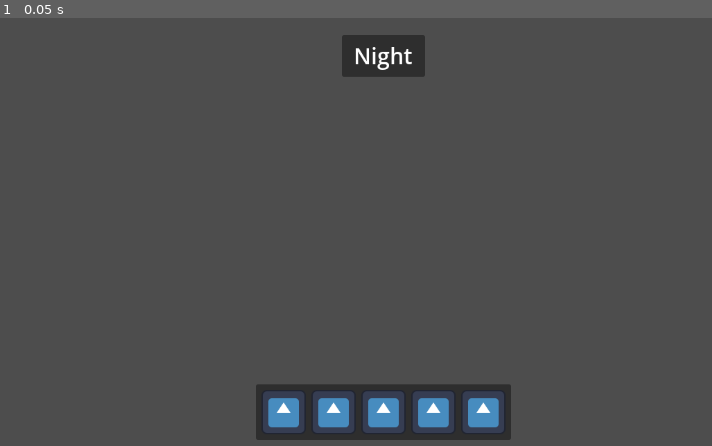
Above: before the commit, frame 1.
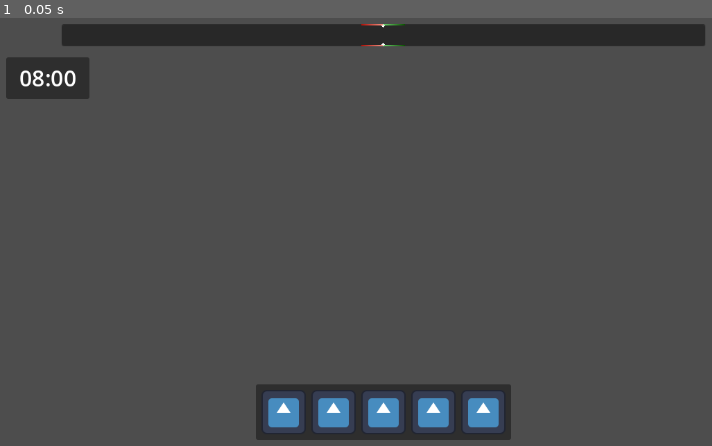
Above: after the commit, the same moment.

Repository: sjgillGit/GWJ80
Game: Godot game, scene res://PrivateDevRoom/Scenes/in_game_ui.tscn
The game is run twice, just before and just after one commit, with the same random seed, the same clock (stepped at 60 frames per second) and the same inputs. The project has no main scene, so this scene is started directly. The engine's default icon, where the game draws it, is replaced by a stand-in: a white triangle on a blue panel in a dark square.
Inputs:
- Up to frame 1 (0.05 s): no input

The runs differ from the first frame. In frame 1, 6.2% of the frame differs, in the area x 0-100%, y 1-19%.

Commit message:
added Game Progress Bar

Diff:
--- /dev/null
+++ b/PrivateDevRoom/Scenes/SubScenes/level_progress_bar.tscn
@@ -0,0 +1,68 @@
+[gd_scene load_steps=7 format=3 uid="uid://v121yj4qv31i"]
+
+[ext_resource type="Script" uid="uid://dmj17kabj6b15" path="res://PrivateDevRoom/Scripts/SubScenes/level_progress_bar.gd" id="1_jhwsm"]
+[ext_resource type="Texture2D" uid="uid://cb1gutswmyptu" path="res://PrivateDevRoom/Assets/2D_Assets/game_progress_bar_middle.png" id="2_wl3lx"]
+
+[sub_resource type="StyleBoxFlat" id="StyleBoxFlat_6vmd0"]
+bg_color = Color(0, 0.666667, 0, 1)
+
+[sub_resource type="StyleBoxEmpty" id="StyleBoxEmpty_m00a7"]
+
+[sub_resource type="StyleBoxFlat" id="StyleBoxFlat_86nw1"]
+bg_color = Color(0.54902, 0.117647, 0.117647, 1)
+
+[sub_resource type="StyleBoxEmpty" id="StyleBoxEmpty_gewly"]
+
+[node name="LevelProgressBar" type="PanelContainer" node_paths=PackedStringArray("positive_progress_bar", "negative_progress_bar", "extra_progress_bar")]
+offset_right = 500.0
+offset_bottom = 32.0
+size_flags_vertical = 0
+script = ExtResource("1_jhwsm")
+positive_progress_bar = NodePath("MarginContainer/PositiveProgress")
+negative_progress_bar = NodePath("MarginContainer/NegativeProgress")
+extra_progress_bar = NodePath("MarginContainer/Control/ExtraProgress")
+metadata/_custom_type_script = "uid://dmj17kabj6b15"
+
+[node name="MarginContainer" type="MarginContainer" parent="."]
+custom_minimum_size = Vector2(500, 30)
+layout_mode = 2
+theme_override_constants/margin_top = 1
+
+[node name="PositiveProgress" type="ProgressBar" parent="MarginContainer"]
+custom_minimum_size = Vector2(500, 30)
+layout_mode = 2
+theme_override_styles/fill = SubResource("StyleBoxFlat_6vmd0")
+value = 50.0
+show_percentage = false
+
+[node name="NegativeProgress" type="ProgressBar" parent="MarginContainer"]
+custom_minimum_size = Vector2(0, 30)
+layout_mode = 2
+theme_override_styles/background = SubResource("StyleBoxEmpty_m00a7")
+theme_override_styles/fill = SubResource("StyleBoxFlat_86nw1")
+value = 30.0
+fill_mode = 1
+show_percentage = false
+
+[node name="Control" type="Control" parent="MarginContainer"]
+layout_mode = 2
+
+[node name="ExtraProgress" type="ProgressBar" parent="MarginContainer/Control"]
+z_index = 1
+layout_mode = 1
+anchors_preset = -1
+anchor_left = 0.5
+anchor_right = 1.0
+anchor_bottom = 1.0
+grow_vertical = 2
+size_flags_horizontal = 8
+theme_override_styles/background = SubResource("StyleBoxEmpty_gewly")
+theme_override_styles/fill = SubResource("StyleBoxFlat_6vmd0")
+show_percentage = false
+
+[node name="TextureRect" type="TextureRect" parent="."]
+texture_filter = 1
+layout_mode = 2
+size_flags_horizontal = 4
+texture = ExtResource("2_wl3lx")
+stretch_mode = 2
--- a/PrivateDevRoom/Scenes/SubScenes/task_progress.tscn
+++ b/PrivateDevRoom/Scenes/SubScenes/task_progress.tscn
@@ -3,7 +3,7 @@
 [ext_resource type="Script" uid="uid://nxi1vct66cd7" path="res://PrivateDevRoom/Scripts/SubScenes/task_progress.gd" id="1_8nrli"]
 
 [node name="TaskProgress" type="PanelContainer" node_paths=PackedStringArray("task_label", "task_checkbox")]
-custom_minimum_size = Vector2(360, 0)
+custom_minimum_size = Vector2(300, 0)
 offset_right = 133.0
 offset_bottom = 28.0
 script = ExtResource("1_8nrli")
--- a/PrivateDevRoom/Scenes/SubScenes/timer_panel.tscn
+++ b/PrivateDevRoom/Scenes/SubScenes/timer_panel.tscn
@@ -17,6 +17,6 @@
 size_flags_horizontal = 4
 size_flags_vertical = 0
 theme_override_font_sizes/font_size = 32
-text = "Night"
+text = "08:00"
 horizontal_alignment = 1
 vertical_alignment = 1
--- a/PrivateDevRoom/Scenes/in_game_ui.tscn
+++ b/PrivateDevRoom/Scenes/in_game_ui.tscn
@@ -1,15 +1,19 @@
-[gd_scene load_steps=5 format=3 uid="uid://0u12ygea35q"]
+[gd_scene load_steps=7 format=3 uid="uid://0u12ygea35q"]
 
 [ext_resource type="Script" uid="uid://5dipfswld5ci" path="res://PrivateDevRoom/Scripts/in_game_ui.gd" id="1_d072m"]
 [ext_resource type="PackedScene" uid="uid://pxstp0eubbcl" path="res://PrivateDevRoom/Scenes/SubScenes/timer_panel.tscn" id="2_6vmd0"]
 [ext_resource type="PackedScene" uid="uid://b7sg7iky655mc" path="res://PrivateDevRoom/Scenes/SubScenes/task_bar.tscn" id="2_jj7yp"]
+[ext_resource type="PackedScene" uid="uid://v121yj4qv31i" path="res://PrivateDevRoom/Scenes/SubScenes/level_progress_bar.tscn" id="2_m00a7"]
 [ext_resource type="PackedScene" uid="uid://b5sqb848jv55a" path="res://PrivateDevRoom/Scenes/SubScenes/pocket_inventory.tscn" id="3_rrm0x"]
 
-[node name="InGameUI" type="CanvasLayer" node_paths=PackedStringArray("timer_panel", "task_bar", "pocket_inventory")]
+[sub_resource type="StyleBoxEmpty" id="StyleBoxEmpty_86nw1"]
+
+[node name="InGameUI" type="CanvasLayer" node_paths=PackedStringArray("timer_panel", "task_bar", "pocket_inventory", "level_progress_bar")]
 script = ExtResource("1_d072m")
-timer_panel = NodePath("MarginContainer/TimerPanel")
-task_bar = NodePath("MarginContainer/TaskBar")
-pocket_inventory = NodePath("MarginContainer/PocketInventory")
+timer_panel = NodePath("MarginContainer/ScreenSplit/RestOfScreen/TimerPanel")
+task_bar = NodePath("MarginContainer/ScreenSplit/RestOfScreen/TaskBar")
+pocket_inventory = NodePath("MarginContainer/ScreenSplit/RestOfScreen/PocketInventory")
+level_progress_bar = NodePath("MarginContainer/ScreenSplit/ProgressSpace/LevelProgressBar")
 metadata/_custom_type_script = "uid://5dipfswld5ci"
 
 [node name="MarginContainer" type="MarginContainer" parent="."]
@@ -20,22 +24,36 @@
 grow_vertical = 2
 mouse_filter = 2
 theme_override_constants/margin_left = 32
-theme_override_constants/margin_top = 32
+theme_override_constants/margin_top = 16
 theme_override_constants/margin_right = 32
 theme_override_constants/margin_bottom = 32
 
-[node name="TimerPanel" parent="MarginContainer" instance=ExtResource("2_6vmd0")]
+[node name="ScreenSplit" type="VBoxContainer" parent="MarginContainer"]
+layout_mode = 2
+theme_override_constants/separation = 16
+
+[node name="ProgressSpace" type="MarginContainer" parent="MarginContainer/ScreenSplit"]
+layout_mode = 2
+size_flags_vertical = 0
+theme_override_constants/margin_left = 80
+theme_override_constants/margin_right = 80
+
+[node name="LevelProgressBar" parent="MarginContainer/ScreenSplit/ProgressSpace" instance=ExtResource("2_m00a7")]
 layout_mode = 2
 
-[node name="TaskBar" parent="MarginContainer" instance=ExtResource("2_jj7yp")]
+[node name="RestOfScreen" type="PanelContainer" parent="MarginContainer/ScreenSplit"]
+layout_mode = 2
+size_flags_vertical = 3
+theme_override_styles/panel = SubResource("StyleBoxEmpty_86nw1")
+
+[node name="TimerPanel" parent="MarginContainer/ScreenSplit/RestOfScreen" instance=ExtResource("2_6vmd0")]
+layout_mode = 2
+size_flags_horizontal = 0
+
+[node name="TaskBar" parent="MarginContainer/ScreenSplit/RestOfScreen" instance=ExtResource("2_jj7yp")]
 layout_mode = 2
 size_flags_horizontal = 8
 
-[node name="TaskbarReferenceRect" type="ReferenceRect" parent="MarginContainer"]
-custom_minimum_size = Vector2(360, 150)
+[node name="PocketInventory" parent="MarginContainer/ScreenSplit/RestOfScreen" instance=ExtResource("3_rrm0x")]
 layout_mode = 2
-size_flags_horizontal = 8
-size_flags_vertical = 0
-
-[node name="PocketInventory" parent="MarginContainer" instance=ExtResource("3_rrm0x")]
-layout_mode = 2
+pockets_amount = 5
--- /dev/null
+++ b/PrivateDevRoom/Scripts/SubScenes/level_progress_bar.gd
@@ -0,0 +1,33 @@
+class_name LevelProgressBar
+extends PanelContainer
+
+@export_group("Internal connections")
+@export var positive_progress_bar : ProgressBar
+@export var negative_progress_bar : ProgressBar
+@export var extra_progress_bar : ProgressBar
+
+func _ready() -> void:
+	reset_progress_bars()
+
+func get_level_progress_values(amount_to_pass : int , amount_to_fail : int , total_amount : int) -> void:
+	extra_progress_bar.max_value = total_amount - amount_to_pass
+	positive_progress_bar.max_value = amount_to_pass * 2
+	negative_progress_bar.max_value = amount_to_fail * 2
+
+func update_positive_progress(new_progress : int) -> void:
+	if positive_progress_bar.value == positive_progress_bar.max_value:
+		extra_progress_bar.value = new_progress - positive_progress_bar.max_value
+	else:
+		if new_progress > positive_progress_bar.max_value:
+			positive_progress_bar.value = positive_progress_bar.max_value
+			extra_progress_bar.value = new_progress - positive_progress_bar.max_value
+		else:
+			positive_progress_bar.value = new_progress
+
+func update_negative_progress(new_progress : int) -> void:
+	negative_progress_bar.value = new_progress
+
+func reset_progress_bars() -> void:
+	positive_progress_bar.value = 0
+	negative_progress_bar.value = 0
+	extra_progress_bar.value = 0
--- a/PrivateDevRoom/Scripts/SubScenes/pocket_inventory.gd
+++ b/PrivateDevRoom/Scripts/SubScenes/pocket_inventory.gd
@@ -1,7 +1,7 @@
 class_name PocketInventory
 extends PanelContainer
 
-@export var pockets_amount : int = 5:
+@export var pockets_amount : int = 10:
 	set(new_amount):
 		if new_amount < min_pockets:
 			new_amount = min_pockets
--- a/PrivateDevRoom/Scripts/SubScenes/timer_panel.gd
+++ b/PrivateDevRoom/Scripts/SubScenes/timer_panel.gd
@@ -8,6 +8,7 @@
 
 func update_time(new_time_seconds : int) -> void:
 	if nighttime_triggered: return
+	@warning_ignore("integer_division")
 	time_label.text = "%02d:%02d" % [roundi(new_time_seconds / 60) , new_time_seconds % 60]
 
 func trigger_nighttime() -> void:
--- a/PrivateDevRoom/Scripts/in_game_ui.gd
+++ b/PrivateDevRoom/Scripts/in_game_ui.gd
@@ -5,6 +5,7 @@
 @export var timer_panel : TimerPanel
 @export var task_bar : TaskBar
 @export var pocket_inventory : PocketInventory
+@export var level_progress_bar : LevelProgressBar
 
 #region TimerPanel
 func update_timer(new_time_seconds : int) -> void:
@@ -36,3 +37,14 @@
 func drop_item_in_selected_slot() : # -> pocket_item class
 	return pocket_inventory.drop_item_in_selected_slot()
 #endregion
+
+#region LevelProgressBar
+func pass_level_progress_values(value_to_pass : int , value_to_fail : int , total_value_on_level : int):
+	level_progress_bar.get_level_progress_values(value_to_pass,value_to_fail,total_value_on_level)
+
+func level_progress_update_positive_progress(new_positive_amount : int) -> void:
+	level_progress_bar.update_positive_progress(new_positive_amount)
+
+func level_progress_update_negative_progress(new_damage_amount : int) -> void:
+	level_progress_bar.update_negative_progress(new_damage_amount)
+#endregion
Binary file added: PrivateDevRoom/Assets/2D_Assets/game_progress_bar_middle.png
Not shown, added: PrivateDevRoom/Assets/2D_Assets/game_progress_bar_middle.png.import
Not shown, added: PrivateDevRoom/Scripts/SubScenes/level_progress_bar.gd.uid
Not shown, changed: PrivateDevRoom/UI_plan.txt
